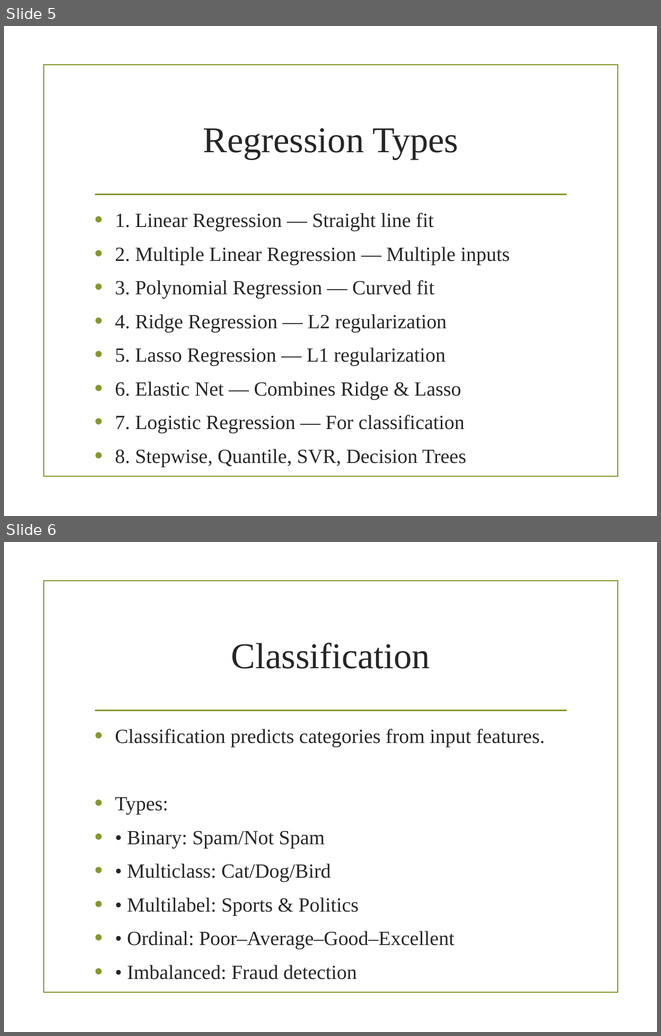
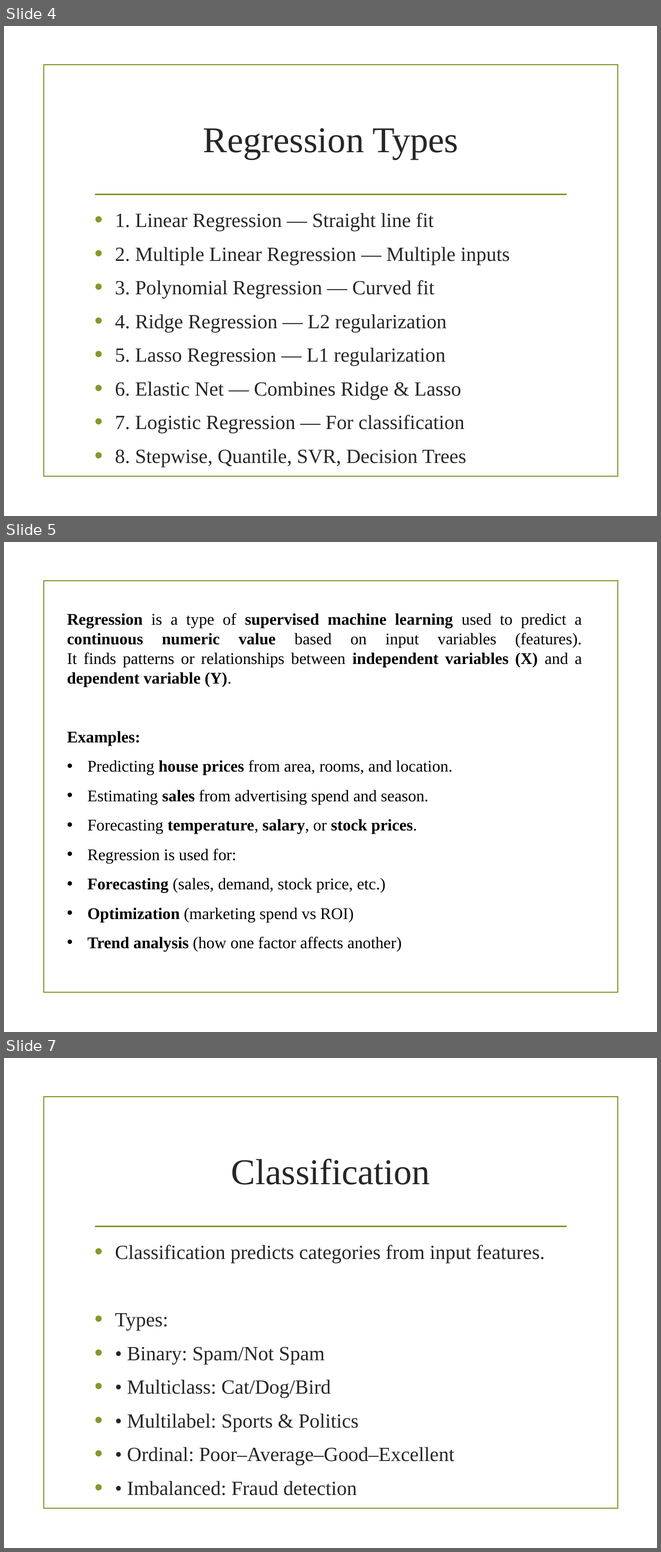
Before and after one commit to gecezeeshan/QuickRef, a slide deck: DataScience/Machine_Learning_Overview.pptx. Shown one above the other, each under a label of ours: slides 5 and 6 before the commit, slides 4, 5 and 7 after it; the slides between them are not shown. The pictures are 661x1036 and 661x1552 pixels, drawn with LibreOffice and Linux fonts; fonts in the diff are those of the drawing; background and template pictures are left out. Boxes give left, top, right and bottom in pixels: in the first picture for what was removed or moved away, otherwise in the second. Text is boxed around its words. In the diff, an @@ line names an element or a change of style, - is before the commit and + after.

```diff
--- a/DataScience/Machine_Learning_Overview.pptx
+++ b/DataScience/Machine_Learning_Overview.pptx
@@ slide 5 added at [4, 542, 657, 1032], background picture (left out); not listed: 1 template element that a slide beside it also shows @@
@@ text added at [67, 613, 582, 951], 18 pt, text #000000 @@
+Regression is a type of supervised machine learning used to predict a continuous numeric value based on input variables (features).
+It finds patterns or relationships between independent variables (X) and a dependent variable (Y).
+Examples:
+• Predicting house prices from area, rooms, and location.
+• Estimating sales from advertising spend and season.
+• Forecasting temperature, salary, or stock prices.
+• Regression is used for:
+• Forecasting (sales, demand, stock price, etc.)
+• Optimization (marketing spend vs ROI)
+• Trend analysis (how one factor affects another)
@@ what was slide 5 is now slide 4 @@
@@ what was slide 6 is now slide 7 @@
```
Also in this commit, not shown: 5 slides changed, 12 other slides added, 1 slide removed, 4 other files.
